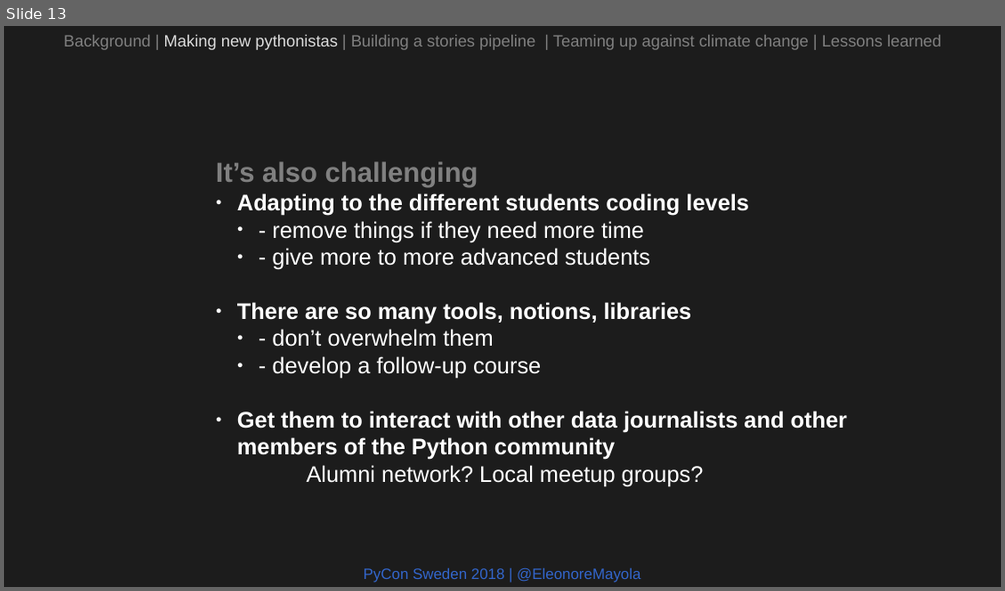
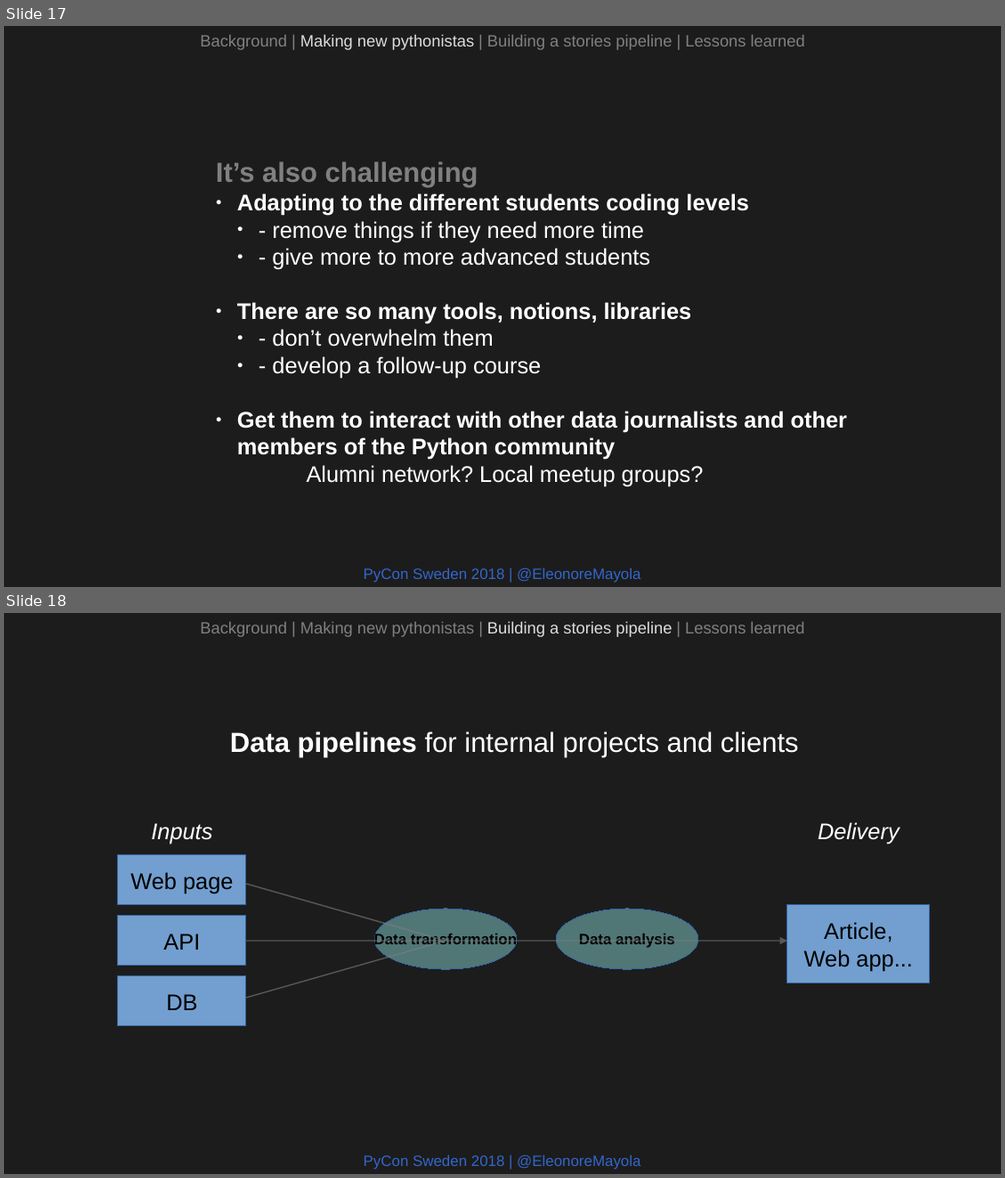
Before and after one commit to Eleonore9/-pyconse18, a slide deck: pyconse2018.odp. Shown one above the other, each under a label of ours: slide 13 before the commit, slides 17 and 18 after it. The pictures are 1005x591 and 1005x1178 pixels, drawn with LibreOffice and Linux fonts; fonts in the diff are those of the drawing. Boxes give left, top, right and bottom in pixels: in the first picture for what was removed or moved away, otherwise in the second. Text is boxed around its words. In the diff, an @@ line names an element or a change of style, - is before the commit and + after.

```diff
--- a/pyconse2018.odp
+++ b/pyconse2018.odp
@@ slide 18 added at (4, 613, 1001, 1174), background #1C1C1C @@
@@ text added at (200, 621, 804, 637), 13 pt, text #808080 @@
+Background | Making new pythonistas | Building a stories pipeline | Lessons learned
@@ text added at (230, 731, 799, 757), 22 pt, text #FFFFFF @@
+Data pipelines for internal projects and clients
@@ text added at (151, 823, 212, 844), 18 pt, text #FFFFFF, italic @@
+Inputs
@@ text added at (817, 822, 899, 844), 18 pt, text #FFFFFF, italic @@
+Delivery
@@ rectangle added at (118, 855, 246, 905), fill #729FCF, outline #3465A4 0 pt, 18 pt, text #000000 @@
+Web page
@@ line added from (246, 884) to (445, 941), #808080 0.99 pt @@
@@ rectangle added at (787, 905, 930, 984), fill #729FCF, outline #3465A4 0 pt, 18 pt, text #000000 @@
+Article,
+Web app...
@@ rectangle added at (118, 916, 246, 965), fill #729FCF, outline #3465A4 0 pt, 18 pt, text #000000 @@
+API
@@ ellipse added at (375, 908, 517, 969), fill #87D1D1 at 50% opacity, outline #3465A4 0 pt, 12 pt, text #000000, bold @@
+Data transformation
@@ ellipse added at (556, 908, 698, 969), fill #87D1D1 at 50% opacity, outline #3465A4 0 pt, 12 pt, text #000000, bold @@
+Data analysis
@@ line added from (246, 941) to (445, 941), #808080 0.99 pt @@
@@ line added from (246, 997) to (445, 941), #808080 0.99 pt @@
@@ arrow added from (445, 941) to (787, 941), #808080 0.99 pt @@
@@ rectangle added at (118, 977, 246, 1026), fill #729FCF, outline #3465A4 0 pt, 18 pt, text #000000 @@
+DB
@@ text added at (364, 1154, 640, 1169), 12 pt, text #3366CC @@
+PyCon Sweden 2018 | @EleonoreMayola
@@ what was slide 13 is now slide 17 @@
@@ slide 17 changed as well @@
@@ text at (200, 34, 805, 50): text changed @@
-Background | Making new pythonistas | Building a stories pipeline | Teaming up against climate change | Lessons learned
+Background | Making new pythonistas | Building a stories pipeline | Lessons learned
```
Also in this commit, not shown: 20 other slides changed, 4 other slides added, 6 slides removed, 4 other files.
